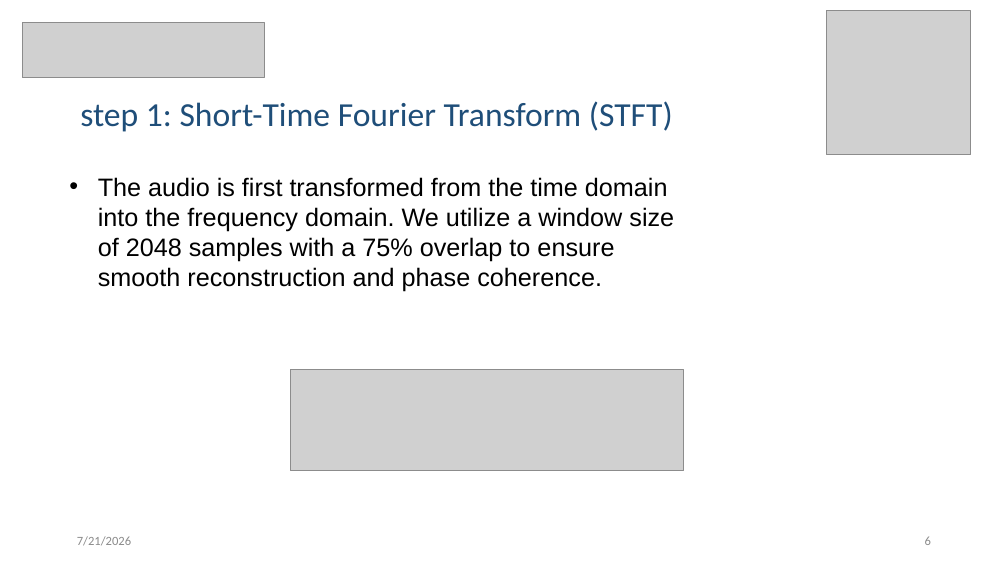
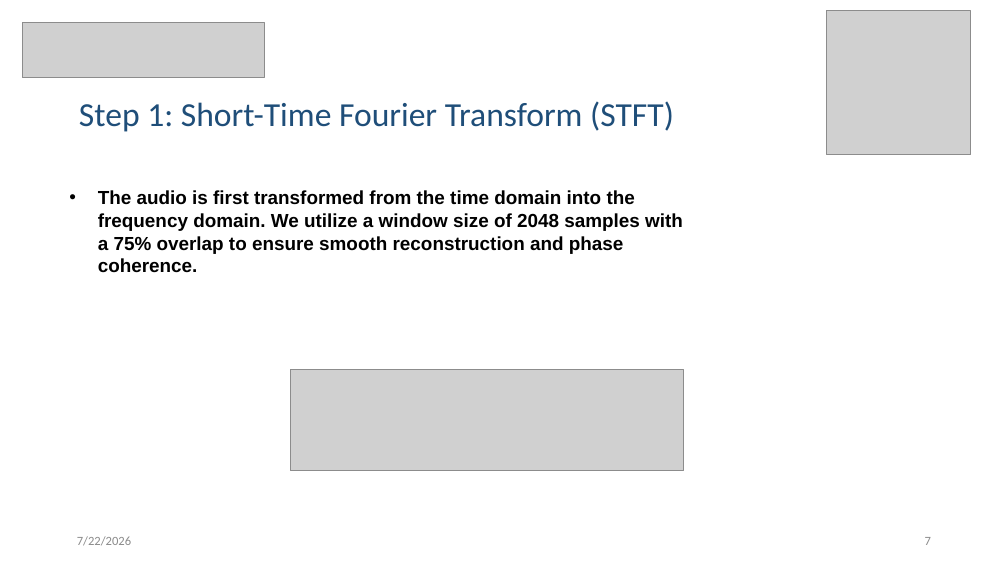
Before and after one commit to matangranottau/Final_Project, a slide deck: slide 7 of final presentation.pptx (slide 6 before the commit). Drawn at 1008x567 pixels with LibreOffice and Linux fonts; fonts in the diff are those of the drawing; grey boxes stand for pictures; background and template pictures are left out. Boxes give left, top, right and bottom in pixels: in the first picture for what was removed or moved away, otherwise in the second. Text is boxed around its words. In the diff, an @@ line names an element or a change of style, - is before the commit and + after.

```diff
--- a/final presentation.pptx
+++ b/final presentation.pptx
@@ text at box(79, 101, 674, 132): text changed @@
-step 1: Short-Time Fourier Transform (STFT)
+Step 1: Short-Time Fourier Transform (STFT)
@@ text "The audio is first transformed ...": place and size @@
-text "The audio is first transformed ..." at box(98, 177, 674, 292)
+text "The audio is first transformed ..." at box(98, 190, 683, 273)
@@ text "The audio is first transformed ..." at box(98, 190, 683, 273): size 24 to 18 pt, bold on @@
@@ text at box(77, 536, 131, 546): text changed @@
-7/21/2026
+7/22/2026
@@ page number at box(925, 537, 931, 545): text changed @@
-6
+7
```
Also in this commit, not shown: 15 other slides changed, 2 slides added, 2 slides removed, 1 other file.
